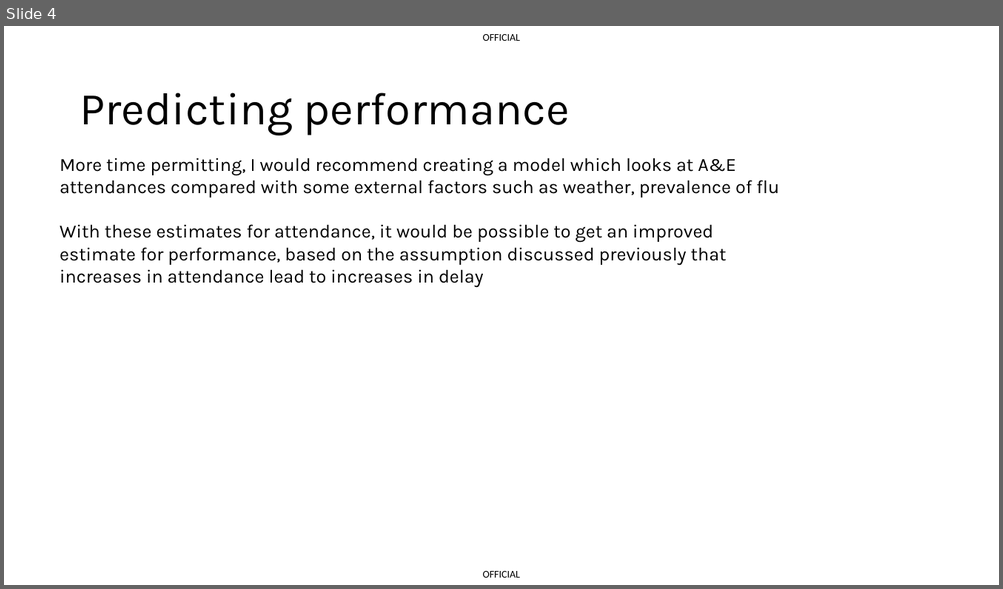
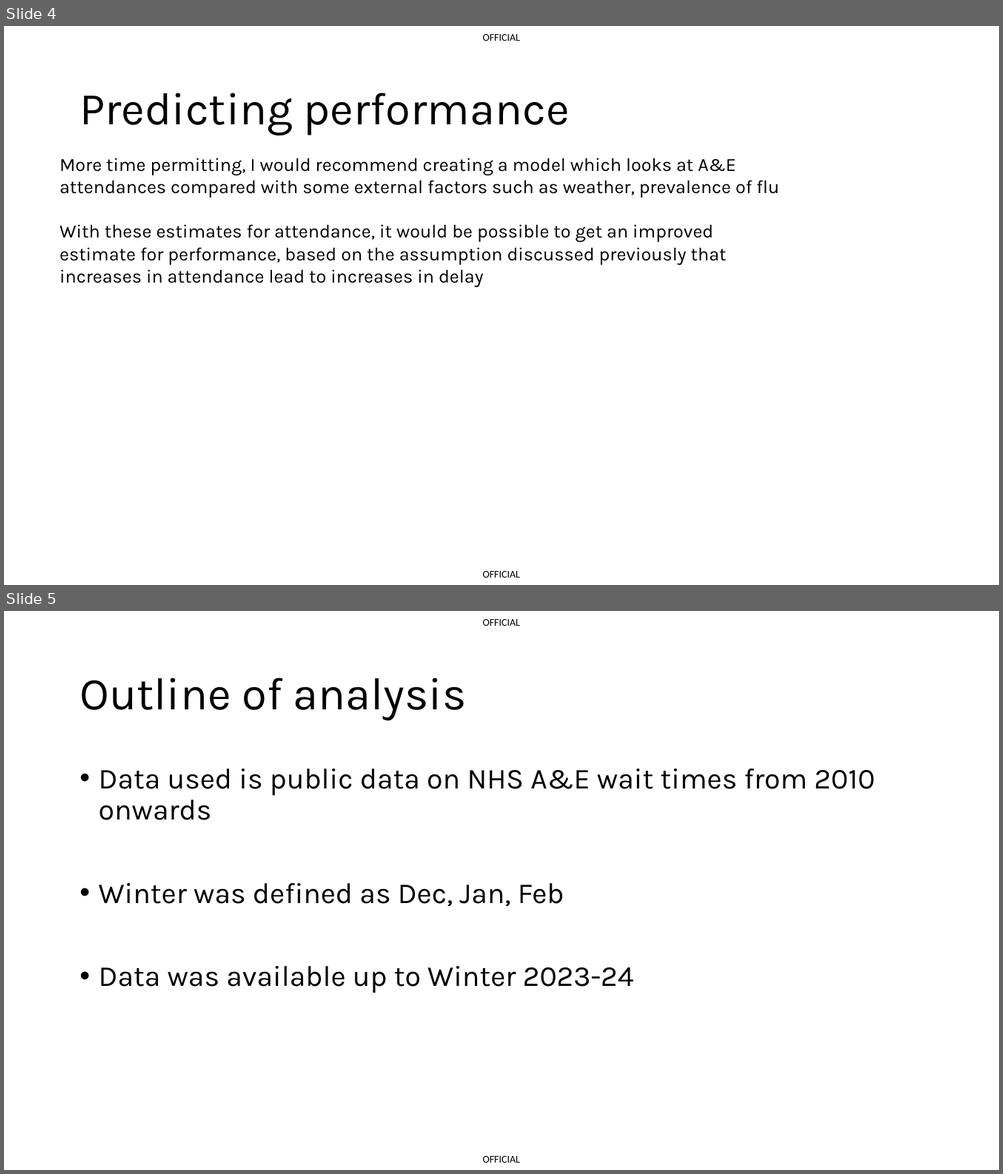
Before and after one commit to Niall93/NHS_AE_Interview, a slide deck: Presentation.pptx. Shown one above the other, each under a label of ours: slide 4 before the commit, slides 4 and 5 after it. The pictures are 1003x589 and 1003x1174 pixels, drawn with LibreOffice and Linux fonts; fonts in the diff are those of the drawing. Boxes give left, top, right and bottom in pixels: in the first picture for what was removed or moved away, otherwise in the second. Text is boxed around its words. In the diff, an @@ line names an element or a change of style, - is before the commit and + after.

Commit message:
minor change

```diff
--- a/Presentation.pptx
+++ b/Presentation.pptx
@@ slide 5 added at (4, 611, 999, 1170), background #FFFFFF; not listed: 2 template elements that a slide beside it also shows @@
@@ title added at (79, 678, 466, 721), 44 pt, text #000000 @@
+Outline of analysis
@@ text added at (99, 769, 874, 994), 28 pt, text #000000 @@
+• Data used is public data on NHS A&E wait times from 2010 onwards
+• Winter was defined as Dec, Jan, Feb
+• Data was available up to Winter 2023-24
```
